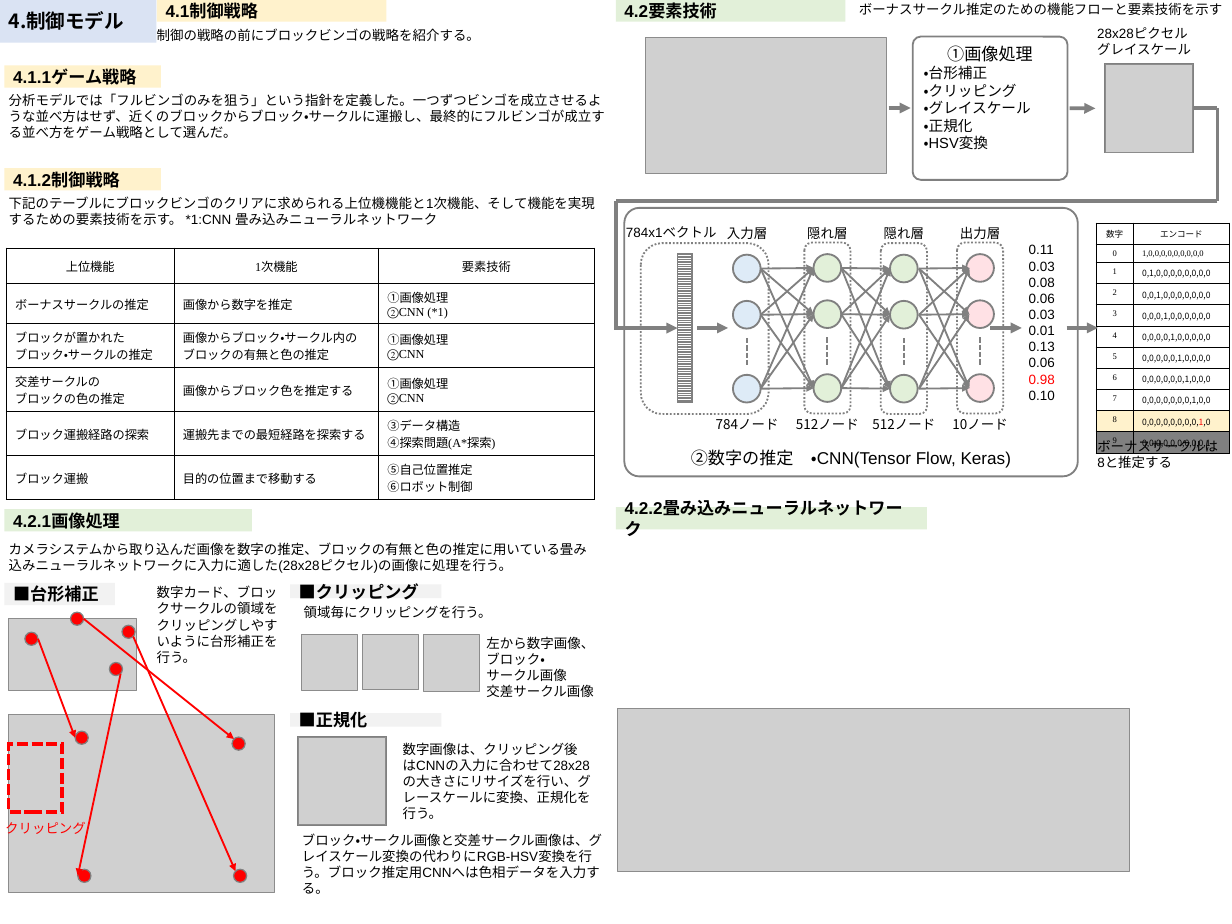
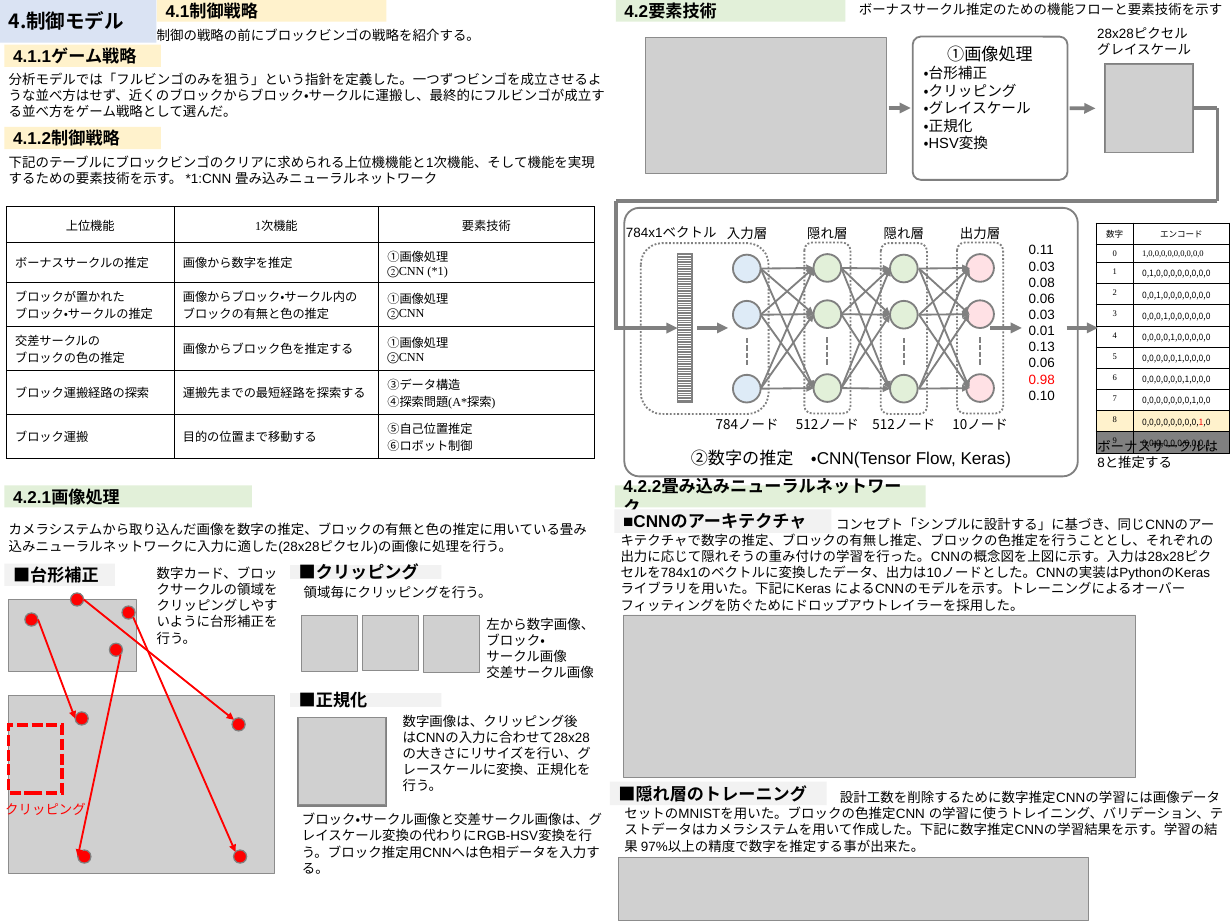
Before and after one commit to McRobo2019/ET_Robo_2019, a slide deck: slide 6 of Specification/hirojiren_model_file_advanced.pptx. Drawn at 1232x924 pixels with LibreOffice and Linux fonts; fonts in the diff are those of the drawing; grey boxes stand for pictures. Boxes give left, top, right and bottom in pixels: in the first picture for what was removed or moved away, otherwise in the second. Text is boxed around its words. In the diff, an @@ line names an element or a change of style, - is before the commit and + after.

Commit message:
KP-278 制御モデル頁の作成

```diff
--- a/Specification/hirojiren_model_file_advanced.pptx
+++ b/Specification/hirojiren_model_file_advanced.pptx
@@ rectangle "4.1.2制御戦略": place and size @@
-rectangle "4.1.2制御戦略" at box(4, 168, 161, 190)
+rectangle "4.1.2制御戦略" at box(4, 127, 161, 149)
@@ text "下記のテーブルにブロックビンゴのクリアに求められる上位機機能と1次機能、そして機能を実現するための要素技術を示す。 *1 ...": place and size @@
-text "下記のテーブルにブロックビンゴのクリアに求められる上位機機能と1次機能、そして機能を実現するための要素技術を示す。 *1 ..." at box(9, 196, 595, 225)
+text "下記のテーブルにブロックビンゴのクリアに求められる上位機機能と1次機能、そして機能を実現するための要素技術を示す。 *1 ..." at box(9, 155, 595, 184)
@@ table: place and size @@
-table at box(6, 248, 594, 791)
+table at box(6, 207, 594, 455)
@@ rectangle "4.2.1画像処理": place and size @@
-rectangle "4.2.1画像処理" at box(4, 510, 252, 532)
+rectangle "4.2.1画像処理" at box(4, 486, 252, 508)
@@ rectangle added at box(614, 510, 832, 533), fill #F2F2F2, 14 pt, text #000000, bold @@
+■CNNのアーキテクチャ
@@ text added at box(621, 517, 1214, 611), 11 pt, text #000000 @@
+コンセプト「シンプルに設計する」に基づき、同じCNNのアーキテクチャで数字の推定、ブロックの有無し推定、ブロックの色推定を行うこととし、それぞれの出力に応じて隠れそうの重み付けの学習を行った。CNNの概念図を上図に示す。入力は28x28ピクセルを784x1のベクトルに変換したデータ、出力は10ノードとした。CNNの実装はPythonのKerasライブラリを用いた。下記にKeras によるCNNのモデルを示す。トレーニングによるオーバーフィッティングを防ぐためにドロップアウトレイラーを採用した。
@@ 8 ellipses, 7 texts, 7 rectangles, 6 pictures, 4 arrows: place and size @@
-8 ellipses, 7 texts, 7 rectangles, 6 pictures, 4 arrows at box(4, 65, 927, 894)
+8 ellipses, 7 texts, 7 rectangles, 6 pictures, 4 arrows at box(4, 45, 926, 874)
@@ picture: place and size @@
-picture at box(617, 708, 1129, 871)
+picture at box(624, 615, 1136, 778)
@@ text "数字画像は、クリッピング後はCNNの入力に合わせて28x28の大きさにリサイズを行い、グレースケールに変換、正規化を行う ...": place and size @@
-text "数字画像は、クリッピング後はCNNの入力に合わせて28x28の大きさにリサイズを行い、グレースケールに変換、正規化を行う ..." at box(403, 742, 591, 819)
+text "数字画像は、クリッピング後はCNNの入力に合わせて28x28の大きさにリサイズを行い、グレースケールに変換、正規化を行う ..." at box(403, 714, 591, 791)
@@ rectangle added at box(610, 781, 827, 805), fill #F2F2F2, 14 pt, text #000000, bold @@
+■隠れ層のトレーニング
@@ text added at box(624, 790, 1223, 852), 11 pt, text #000000 @@
+設計工数を削除するために数字推定CNNの学習には画像データセットのMNISTを用いた。ブロックの色推定CNN の学習に使うトレイニング、バリデーション、テストデータはカメラシステムを用いて作成した。下記に数字推定CNNの学習結果を示す。学習の結果 97%以上の精度で数字を推定する事が出来た。
@@ picture added at box(619, 857, 1089, 920) @@
```
